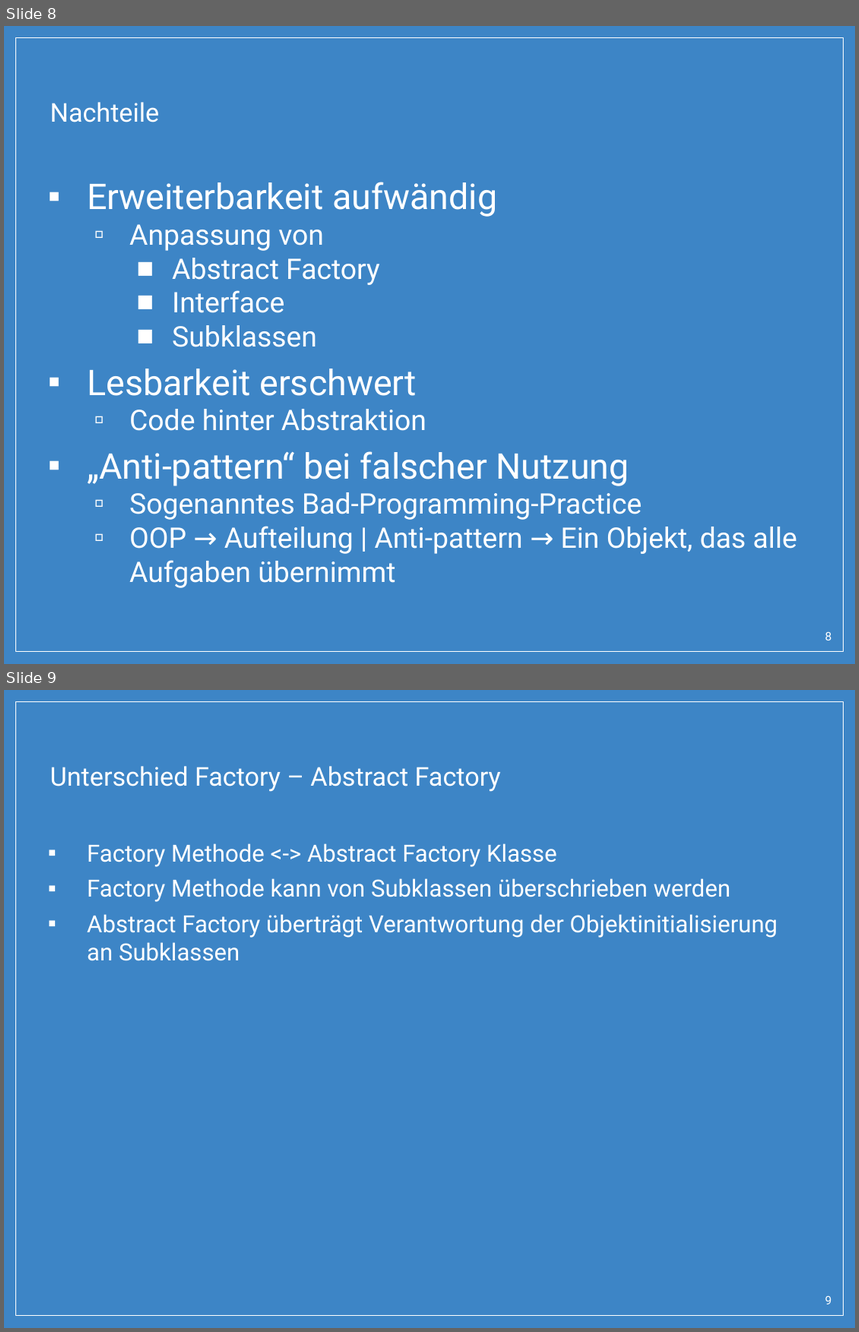
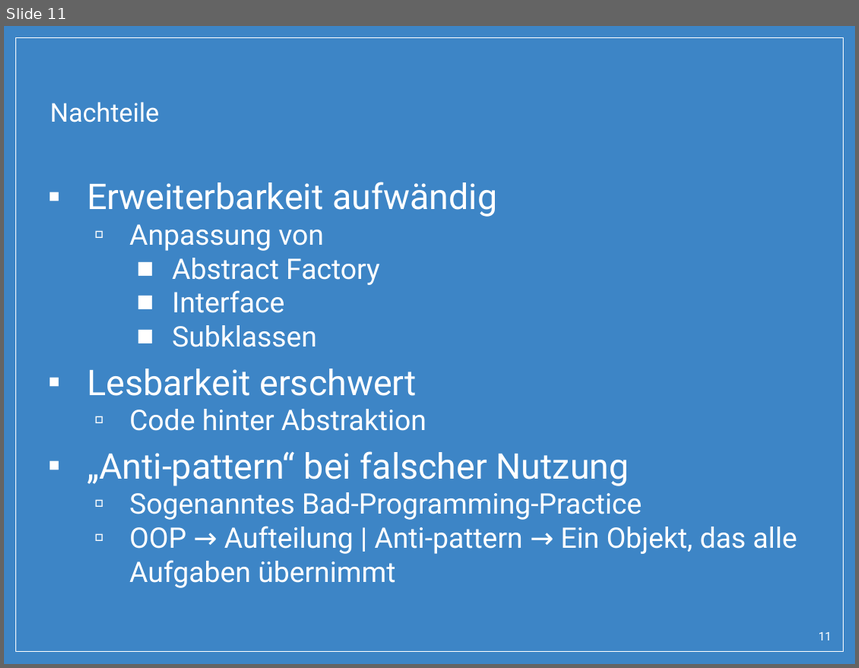
Before and after one commit to SimonPrimetzhofer/AbstractFactory-Pattern, a slide deck: Presentation/Abstract_Factory.pptx. Shown one above the other, each under a label of ours: slides 8 and 9 before the commit, slide 11 after it. The pictures are 859x1332 and 859x668 pixels, drawn with LibreOffice and Linux fonts; fonts in the diff are those of the drawing; background and template pictures are left out. Boxes give left, top, right and bottom in pixels: in the first picture for what was removed or moved away, otherwise in the second. Text is boxed around its words. In the diff, an @@ line names an element or a change of style, - is before the commit and + after.

```diff
--- a/Presentation/Abstract_Factory.pptx
+++ b/Presentation/Abstract_Factory.pptx
@@ slide 9 removed at [4,690,855,1328], background picture (left out); not listed: 1 template element that a slide beside it also shows @@
@@ title removed at [50,766,501,792] @@
-Unterschied Factory – Abstract Factory
@@ text removed at [87,844,778,961] @@
-▪ Factory Methode <-> Abstract Factory Klasse
-▪ Factory Methode kann von Subklassen überschrieben werden
-▪ Abstract Factory überträgt Verantwortung der Objektinitialisierung an Subklassen
@@ page number removed at [826,1296,832,1305] @@
-9
@@ what was slide 8 is now slide 11 @@
@@ page number at [819,632,832,641]: text changed @@
-8
+11
```
Also in this commit, not shown: 4 slides changed, 2 slides added, 2 other files.
